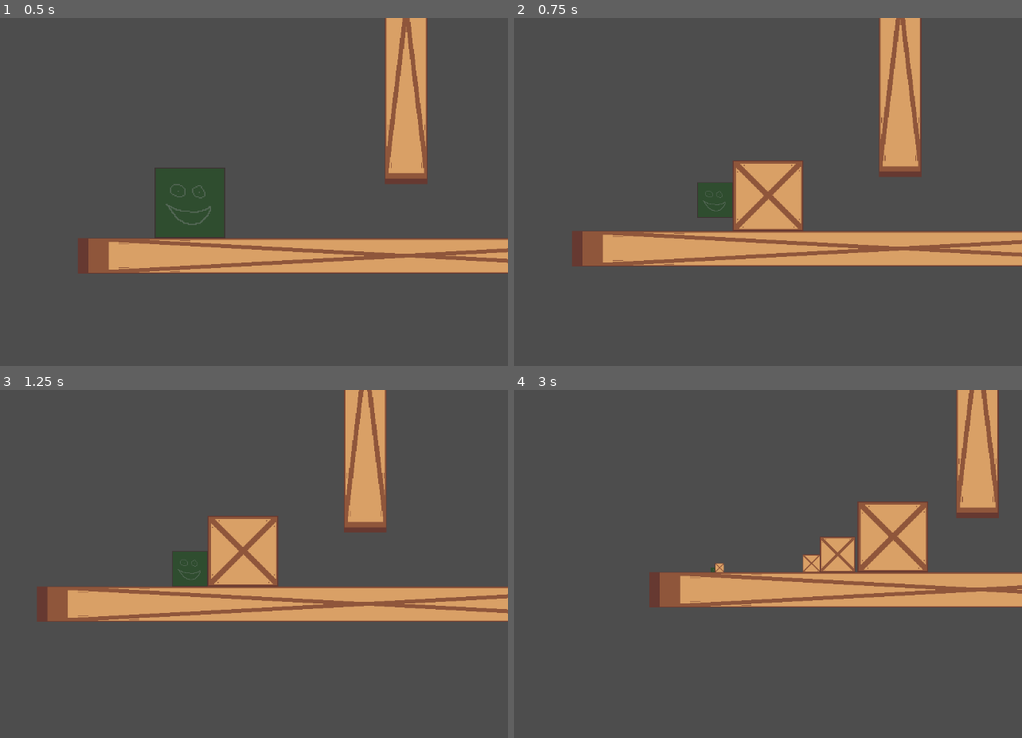
Above: before the commit, frames 1-4 (two rows, left to right).
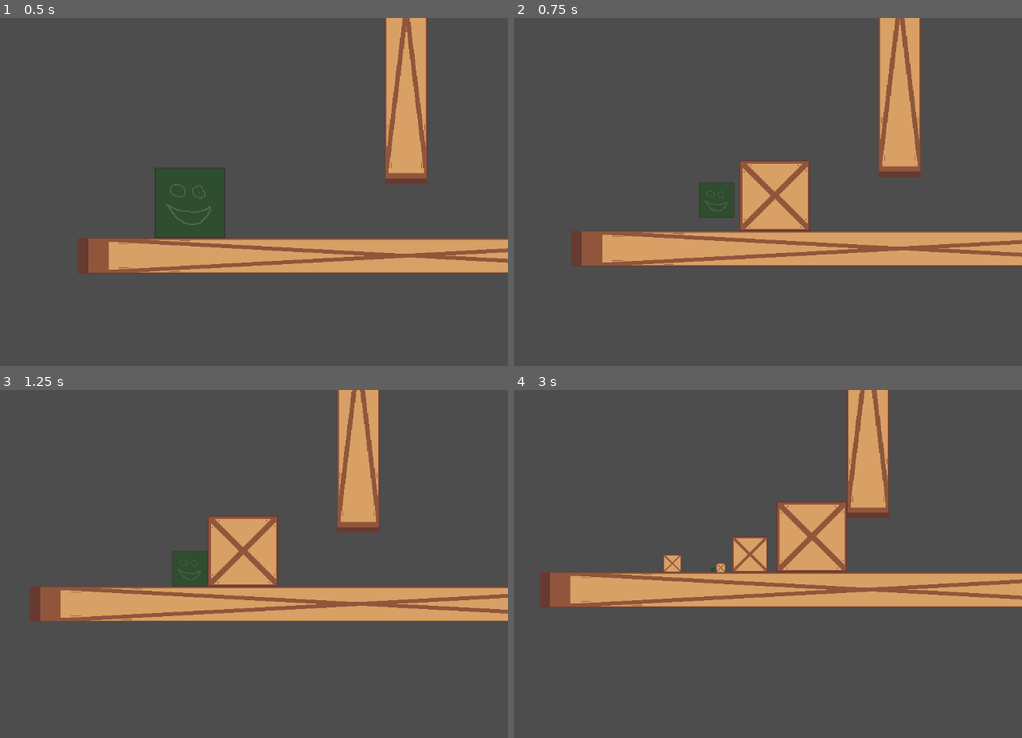
Above: after the commit, the same moments.

Repository: jkuball/splittle-bocks
Game: Godot game, scene res://scenes/playground.tscn
The game is run twice, just before and just after one commit, with the same random seed, the same clock (stepped at 60 frames per second) and the same inputs.
Inputs:
- Up to frame 1 (0.5 s): no input
- Up to frame 2 (0.75 s): hold D (player_right) from 0.53 s (still down); tap Space (player_splittle) at 0.6 s
- Up to frame 3 (1.25 s): keep holding D (player_right)
- Up to frame 4 (3 s): tap Space (player_splittle) at 1.35, 2.1, 2.85 s; release D (player_right) at 2.03 s; hold A (player_left) 2.03-2.78 s; hold D (player_right) from 2.78 s (still down)

Frame 1 is identical in both runs. In frame 2, 2.1% of the frame differs, in the area x 13-98%, y 0-72%; in frame 3, 3.2%; in frame 4, 17%, in the area x 5-100%, y 0-63%.

Commit message:
spawn direction

Diff:
--- a/scripts/player_movement.gd
+++ b/scripts/player_movement.gd
@@ -10,6 +10,7 @@
 const JUMP_VELOCITY = -400.0
 
 var bocksScale = 1.0
+var spawn_right = true
 
 func _physics_process(delta: float) -> void:
 	# Add the gravity.
@@ -24,7 +25,11 @@
 		## Prototype bocks scaling ##
 		bocks.get_child(0).apply_scale(Vector2(bocksScale,bocksScale))
 		bocksScale = bocksScale/2
-		bocks.set_global_position(get_global_position())
+		print_debug(get_child(0).texture.get_size().x*scale.x)
+		if spawn_right:
+			bocks.set_global_position(get_global_position()+Vector2(get_child(0).texture.get_size().x*scale.x,0))
+		else:
+			bocks.set_global_position(get_global_position()+Vector2(-get_child(0).texture.get_size().x*scale.x,0))
 		## /Prototype bocks scaling/ ##
 
 		apply_scale(Vector2(0.5,0.5))
@@ -35,6 +40,10 @@
 	# As good practice, you should replace UI actions with custom gameplay actions.
 	var direction := Input.get_axis("player_left", "player_right")
 	if direction:
+		if direction>0:
+			spawn_right = true
+		else:
+			spawn_right = false
 		velocity.x = direction * SPEED
 	else:
 		velocity.x = move_toward(velocity.x, 0, SPEED)
Not shown, added: scenes/plaB1D9.tmp
